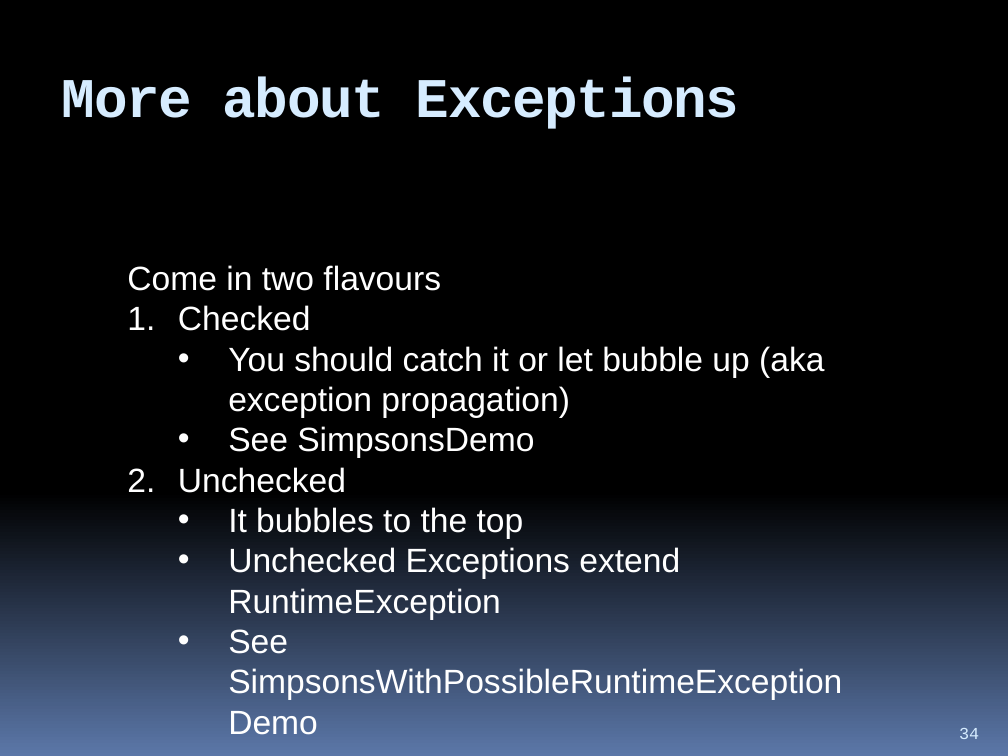
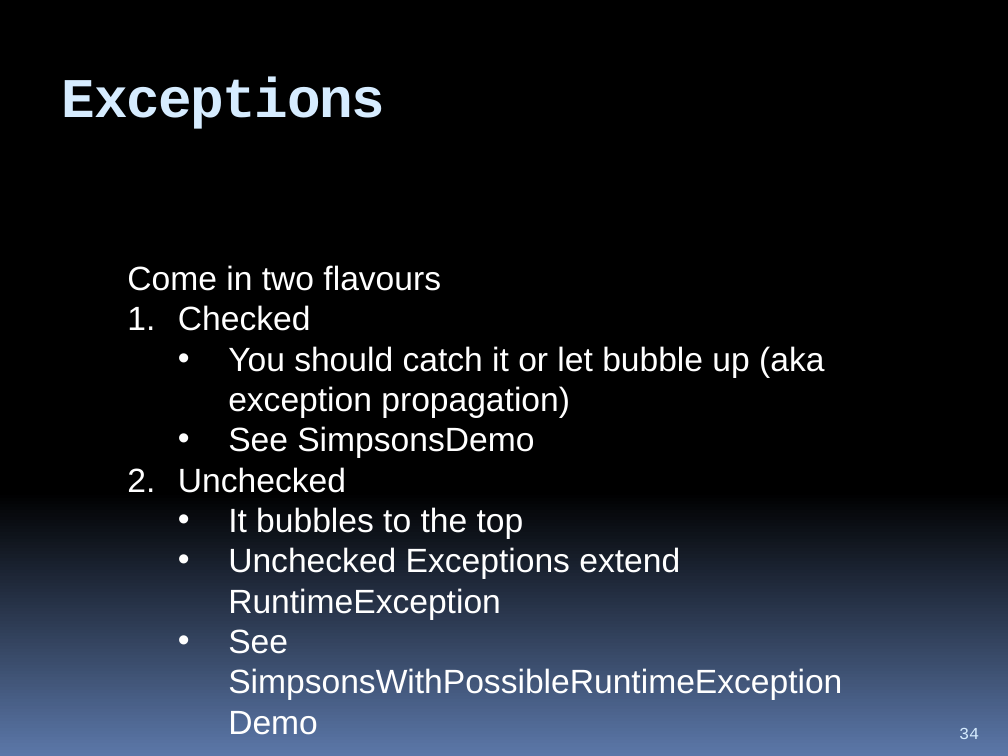
Before and after one commit to hchan/comp2613, a slide deck: slide 34 of coursePresentation.pptx. Drawn at 1008x756 pixels with LibreOffice and Linux fonts; fonts in the diff are those of the drawing. Boxes give left, top, right and bottom in pixels: in the first picture for what was removed or moved away, otherwise in the second. Text is boxed around its words. In the diff, an @@ line names an element or a change of style, - is before the commit and + after.

```diff
--- a/coursePresentation.pptx
+++ b/coursePresentation.pptx
@@ title at box(62, 77, 385, 129): text changed @@
-More about Exceptions
+Exceptions
```
Also in this commit, not shown: 2 other slides changed, 3 other files.
